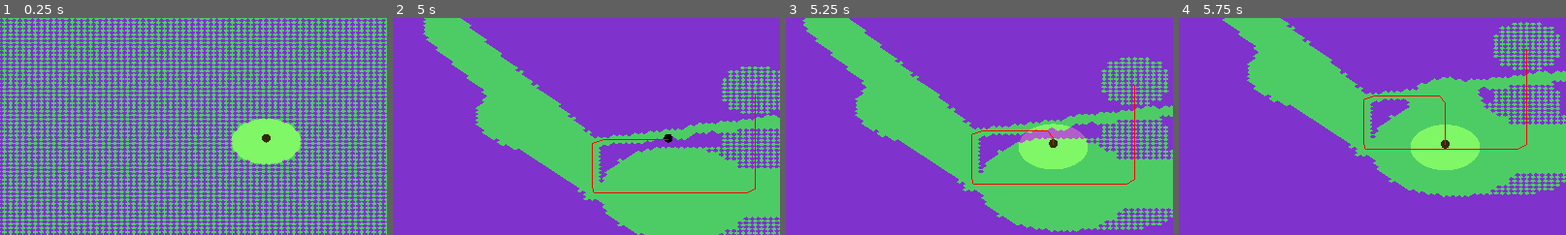
Above: before the commit, frames 1-4 (left to right).
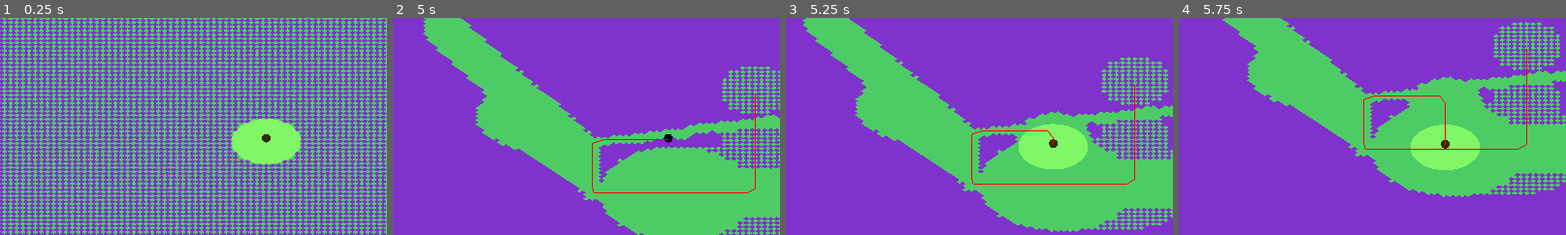
Above: after the commit, the same moments.

Repository: emersonh16/dastardlyfuck
Game: Godot game, scene res://scenes/test/test_miasma.tscn
The game is run twice, just before and just after one commit, with the same random seed, the same clock (stepped at 60 frames per second) and the same inputs.
Inputs (mouse positions are % of the whole screen's width and height, from its top left):
- Up to frame 1 (0.25 s): no input
- Up to frame 2 (5 s): tap Enter at 0.5 s; move the mouse to (45, 70) at 0.52 s; hold Up (ui_up) 0.53-2.03 s; tap 1 at 0.6, 4.35 s; click (45, 70) at 0.67 s; move the mouse to (80, 65) at 1.27 s; tap 2 at 1.35 s; move the mouse to (20, 35) at 2.02 s; hold Left (ui_left) 2.03-3.53 s; tap 3 at 2.1 s; move the mouse to (55, 50) at 2.77 s; tap 4 at 2.85 s; click (55, 50) at 2.92 s; move the mouse to (35, 25) at 3.52 s; hold Down (ui_down) 3.53-4.28 s; tap 5 at 3.6 s; move the mouse to (72, 45) at 4.27 s; hold Right (ui_right) from 4.28 s (still down)
- Up to frame 3 (5.25 s): move the mouse to (30, 55) at 5.02 s; release Right (ui_right) at 5.03 s; hold Up (ui_up) from 5.03 s (still down); tap 2 at 5.1 s; click (30, 55) at 5.17 s
- Up to frame 4 (5.75 s): keep holding Up (ui_up)
The pictures show only the part of the screen within x 16-66%, y 22-71%; the shares and areas given below are measured in that part.

Frames 1-2 are identical in both runs. In frame 3, 1.2% of the frame differs, in the area x 59-79%, y 42-58%; in frame 4, nothing differs.

Commit message:
about to try and add regrow

Diff:
--- a/scripts/managers/miasma_manager.gd
+++ b/scripts/managers/miasma_manager.gd
@@ -98,9 +98,9 @@
 				blocks[tile_pos] = true
 				added += 1
 
-	# Only emit signal if blocks were actually added (performance)
-	if added > 0:
-		blocks_changed.emit()
+	# Always emit signal on initial fill (even if 0 added) so renderer knows to update
+	# This ensures renderer gets the full block set on first load
+	blocks_changed.emit()
 
 # Update player position (miasma follows player)
 func update_player_position(new_pos: Vector3):
--- a/scripts/renderers/miasma_renderer.gd
+++ b/scripts/renderers/miasma_renderer.gd
@@ -16,6 +16,7 @@
 var _pending_update = false
 var _update_timer = 0.0
 const UPDATE_INTERVAL = 0.15  # Update mesh max ~6.7 times per second (reduced for smaller blocks)
+var _initial_render_done = false  # Track if initial render has completed
 
 func _ready():
 	# Wait for autoload to be ready
@@ -65,12 +66,27 @@
 	mesh_instance.multimesh = multimesh
 	mesh_instance.material_override = material
 
-	# Connect to manager signals
+	# Connect to manager signals FIRST (before manager initializes)
+	# This ensures we catch the initial blocks_changed signal
 	if miasma_manager:
 		miasma_manager.blocks_changed.connect(_on_blocks_changed)
-		# Wait a frame for manager to initialize
+
+		# Wait for manager to initialize and add blocks
+		# The manager uses call_deferred, so we need to wait
+		for i in range(10):  # Wait up to 10 frames
+			await get_tree().process_frame
+			# Check if blocks have been added
+			if miasma_manager.blocks.size() > 0:
+				break
+
+		# Wait one more frame to ensure signal has been processed
 		await get_tree().process_frame
-		_do_render_update()  # Initial render (bypass throttle)
+
+		# Final safety check - render if we have blocks but haven't rendered yet
+		# This catches the case where signal fired before we connected
+		if not _initial_render_done and miasma_manager.blocks.size() > 0:
+			_initial_render_done = true
+			_do_render_update()
 	else:
 		# Don't error - render test blocks manually
 		print("WARNING: MiasmaManager not found - rendering test blocks")
@@ -103,8 +119,16 @@
 		mesh_instance.multimesh.set_instance_transform(index, block_transform)
 		index += 1
 
+
 func _on_blocks_changed():
-	# Throttle updates for performance
+	# If this is the first signal after initialization, render immediately (no throttle)
+	if not _initial_render_done:
+		_pending_update = false
+		_update_timer = 0.0
+		_do_render_update()
+		return
+
+	# Throttle updates for performance (after initial render)
 	_pending_update = true
 
 func _process(delta):
@@ -120,27 +144,53 @@
 		return
 
 	var blocks = miasma_manager.get_all_blocks()
-	var block_count = blocks.size()
-
-	if block_count == 0:
+
+	if blocks.size() == 0:
 		mesh_instance.multimesh.instance_count = 0
 		return
 
-	# Resize multimesh if needed
-	if mesh_instance.multimesh.instance_count != block_count:
-		mesh_instance.multimesh.instance_count = block_count
-
-	# Set transforms for each block
-	var index = 0
+	# First pass: collect all valid blocks (that are actually present)
+	# Use an array to ensure consistent ordering
+	var valid_blocks = []
+	var total_blocks = blocks.size()
+
 	for tile_pos in blocks.keys():
-		if not blocks[tile_pos]:  # Skip absent blocks
-			continue
+		# Check if block is present (true)
+		var block_value = blocks.get(tile_pos)
+		if block_value == true:
+			valid_blocks.append(tile_pos)
+
+	var valid_count = valid_blocks.size()
+
+	# Debug: Log block counts on first render
+	if not _initial_render_done:
+		print("MiasmaRenderer: Total blocks in dict: ", total_blocks, " Valid blocks: ", valid_count)
+		if valid_count != total_blocks:
+			print("WARNING: Some blocks are not valid! This might cause rendering issues.")
+		_initial_render_done = true
+
+	if valid_count == 0:
+		mesh_instance.multimesh.instance_count = 0
+		return
+
+	# Set instance count to exact number of valid blocks
+	# IMPORTANT: Reset to 0 first on initial render to force full refresh (fixes checkerboard)
+	var multimesh = mesh_instance.multimesh
+	if not _initial_render_done:
+		# On first render, reset to 0 then set to full count to force complete initialization
+		multimesh.instance_count = 0
+	multimesh.instance_count = valid_count
+
+	# Second pass: set transforms for all valid blocks
+	var tile_x = miasma_manager.MIASMA_TILE_SIZE_X if miasma_manager else MIASMA_TILE_SIZE_X
+	var tile_z = miasma_manager.MIASMA_TILE_SIZE_Z if miasma_manager else MIASMA_TILE_SIZE_Z
+	var sheet_thickness = 0.1  # Thin 2D sheet
+
+	# Set all transforms - ensure every instance gets a valid transform
+	for index in range(valid_count):
+		var tile_pos = valid_blocks[index]
 
 		# Convert tile position to world position (2D sheet on ground)
-		var tile_x = miasma_manager.MIASMA_TILE_SIZE_X if miasma_manager else MIASMA_TILE_SIZE_X
-		var tile_z = miasma_manager.MIASMA_TILE_SIZE_Z if miasma_manager else MIASMA_TILE_SIZE_Z
-		var sheet_thickness = 0.1  # Thin 2D sheet
-
 		var world_x = tile_pos.x * tile_x
 		var world_z = tile_pos.y * tile_z
 		var world_y = sheet_thickness / 2.0  # Flat on ground (slightly above to avoid z-fighting)
@@ -150,9 +200,12 @@
 			Vector3(world_x, world_y, world_z)
 		)
 
-		mesh_instance.multimesh.set_instance_transform(index, block_transform)
-		index += 1
-
-	# Update instance count to actual rendered blocks
-	mesh_instance.multimesh.instance_count = index
+		multimesh.set_instance_transform(index, block_transform)
+
+	# Ensure mesh instance is visible
+	mesh_instance.visible = true
+
+	# Debug: Verify we set all transforms
+	if not _initial_render_done:
+		print("MiasmaRenderer: Set ", valid_count, " transforms in multimesh (instance_count: ", multimesh.instance_count, ")")
 	# Removed debug prints for performance
